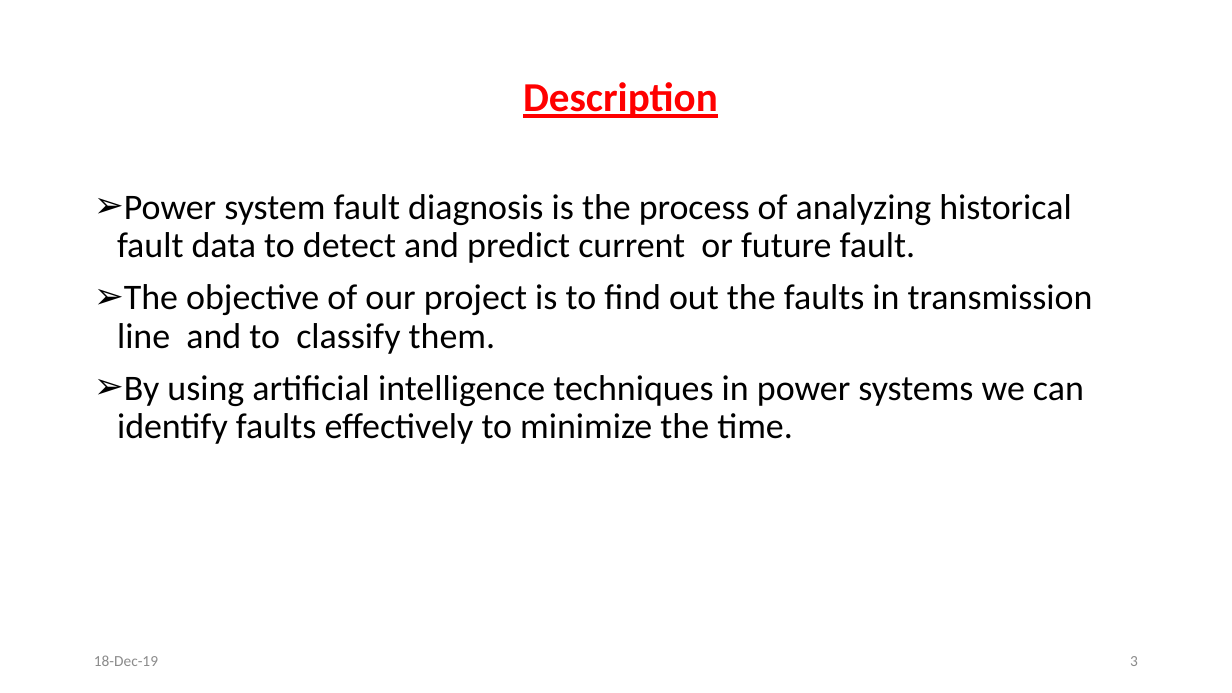
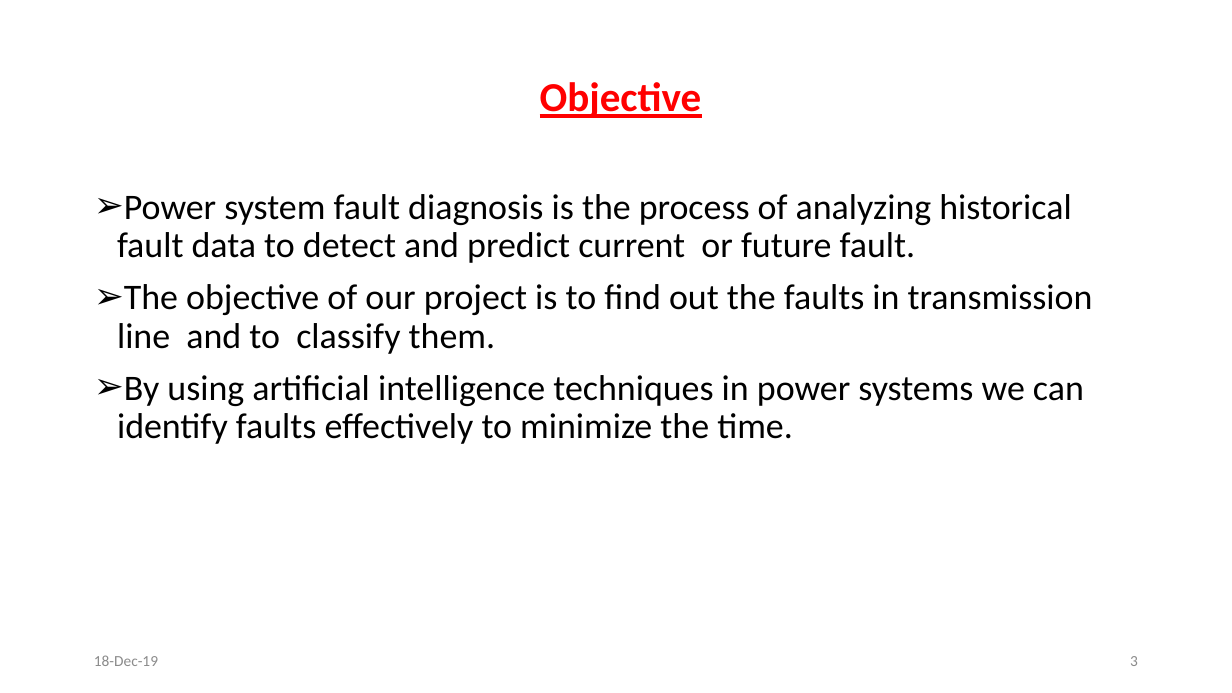
Before and after one commit to svec-final-year-project-eee/Project, a slide deck: slide 3 of First Review/First Oral Presentation.pptx. Drawn at 1232x693 pixels with LibreOffice and Linux fonts; fonts in the diff are those of the drawing. Boxes give left, top, right and bottom in pixels: in the first picture for what was removed or moved away, otherwise in the second. Text is boxed around its words. In the diff, an @@ line names an element or a change of style, - is before the commit and + after.

```diff
--- a/First Review/First Oral Presentation.pptx
+++ b/First Review/First Oral Presentation.pptx
@@ title at [540, 82, 702, 118]: text changed @@
-Description
+Objective
```
